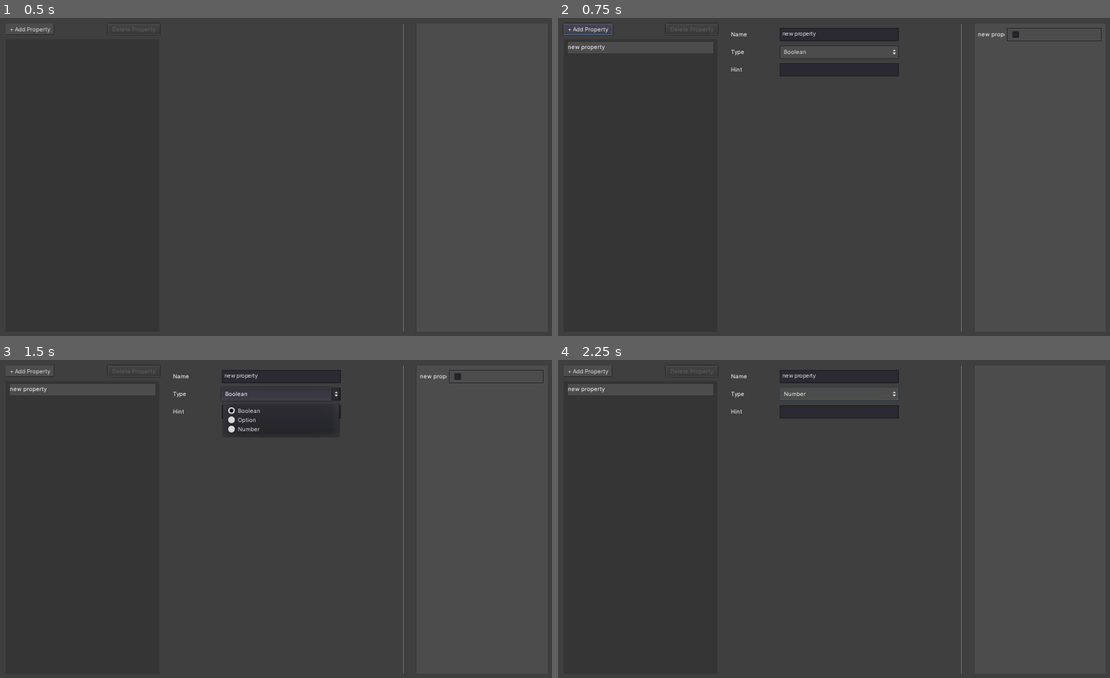
Above: before the commit, frames 1-4 (two rows, left to right).
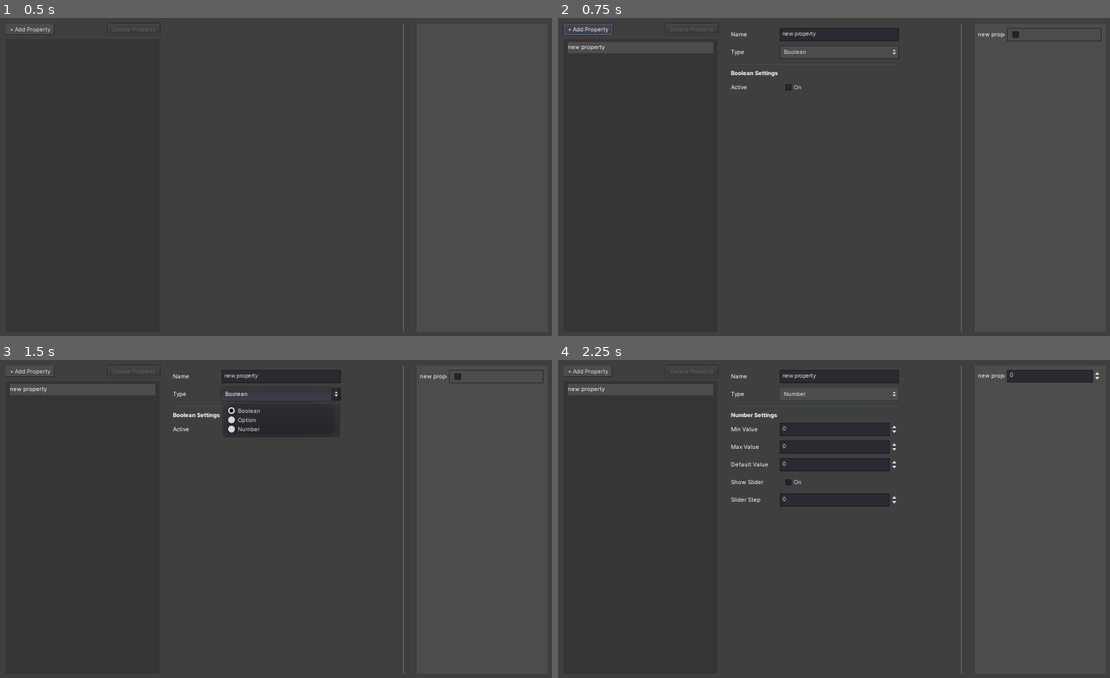
Above: after the commit, the same moments.

Repository: kkga/datatype-ui-designer
Game: Godot game, scene res://Main.tscn
The game is run twice, just before and just after one commit, with the same random seed, the same clock (stepped at 60 frames per second) and the same inputs.
Inputs (mouse positions are in pixels of both pictures, inside the frame that each line leads up to):
- Up to frame 1 (0.5 s): no input
- Up to frame 2 (0.75 s): click "+ Add Property" at 0.5 s
- Up to frame 3 (1.5 s): click "Boolean" at 1.25 s
- Up to frame 4 (2.25 s): click (839, 429) at 2 s, where only the run after the commit has a clickable "On"

Frame 1 is identical in both runs. In frame 2, 0.4% of the frame differs, in the area x 31-62%, y 14-23%; in frame 3, 0.1%; in frame 4, 1.8%, in the area x 31-99%, y 3-47%.
Error before the commit: Invalid get index 'rect_min_size' (on base: 'Nil'). (res://OutputContainer.gd:40)

Commit message:
add property configs for different types

Diff:
--- a/Main.gd
+++ b/Main.gd
@@ -20,7 +20,23 @@
 var property_dict_base: = {
 	name = "",
 	type = 0,
-	hint = ""
+	meta = {}
+}
+var meta_dict_base: = {
+	boolean = {
+		enabled = false
+	},
+	option = {
+		options = "one, two, three",
+		default = 0
+	},
+	number = {
+		min = 0,
+		max = 10,
+		step = 1,
+		default = 0,
+		use_slider = true
+	}
 }
 
 
@@ -35,7 +51,7 @@
 	var new_property: = property_dict_base.duplicate()
 	new_property.name = "new property"
 	new_property.type = DataTypes.BOOLEAN
-	new_property.hint = ""
+	new_property.meta  = meta_dict_base.boolean.duplicate()
 
 	property_list.append(new_property)
 
@@ -51,8 +67,6 @@
 			selected_property.name = value
 		"type":
 			selected_property.type = value
-		"hint":
-			selected_property.hint = value
 
 	emit_signal("property_changed", selected_property)
 	emit_signal("property_list_updated", property_list)
@@ -107,4 +121,8 @@
 
 func _on_PropertyConfig_value_changed(config_property, value) -> void:
 	var selected_item: int = prop_item_list.get_selected_items()[0]
+	var selected_property = property_list[selected_item]
 	update_property(selected_item, config_property, value)
+
+	if config_property == "type":
+		prop_config.update_fields(selected_property)
--- a/OutputContainer.gd
+++ b/OutputContainer.gd
@@ -7,7 +7,7 @@
 func create_controls(property_list: Array) -> void:
 	_clear()
 	for prop in property_list:
-		var control: = _create_property_control(prop.name, prop.type, prop.hint)
+		var control: = _create_property_control(prop.name, prop.type, prop.meta)
 		add_child(control)
 
 
@@ -16,7 +16,7 @@
 		child.queue_free()
 
 
-func _create_property_control(property: String, type: int, hint: String) -> Control:
+func _create_property_control(property: String, type: int, meta: Dictionary) -> Control:
 	var container: = HBoxContainer.new()
 
 	var label: = Label.new()
@@ -29,11 +29,11 @@
 			control = CheckBox.new()
 		Main.DataTypes.OPTION:
 			control = OptionButton.new()
-			var options = hint.split(', ')
-			for option in options:
-				control.add_item(option)
-
-	print(hint)
+#			var options = hint.split(', ')
+#			for option in options:
+#				control.add_item(option)
+		Main.DataTypes.NUMBER:
+			control = SpinBox.new()
 
 	label.rect_min_size.x = LABEL_WIDTH
 	label.clip_text = true
--- a/PropertyConfig.gd
+++ b/PropertyConfig.gd
@@ -2,19 +2,29 @@
 
 signal value_changed(property, value)
 
-onready var name_field: = $MarginContainer/VBoxContainer/HBoxContainer/NameField
-onready var type_field: = $MarginContainer/VBoxContainer/HBoxContainer2/TypeField
-onready var hint_field: = $MarginContainer/VBoxContainer/HBoxContainer3/HintField
+onready var name_field: = $MarginContainer/VBoxContainer/NameContainer/NameField
+onready var type_field: = $MarginContainer/VBoxContainer/TypeContainer/TypeField
 
-
-func _ready() -> void:
-	pass
+onready var boolean_settings: = $MarginContainer/VBoxContainer/Boolean
+onready var option_settings: = $MarginContainer/VBoxContainer/Option
+onready var number_settings: = $MarginContainer/VBoxContainer/Number
 
 
 func update_fields(property: Dictionary) -> void:
+	boolean_settings.hide()
+	option_settings.hide()
+	number_settings.hide()
+
 	name_field.text = property.name
 	type_field.select(property.type)
-	hint_field.text = property.hint
+
+	match property.type:
+		Main.DataTypes.BOOLEAN:
+			boolean_settings.show()
+		Main.DataTypes.OPTION:
+			option_settings.show()
+		Main.DataTypes.NUMBER:
+			number_settings.show()
 
 
 # SIGNAL CALLBACKS =============================================================
@@ -26,7 +36,3 @@
 
 func _on_TypeField_item_selected(id: int) -> void:
 	emit_signal("value_changed", "type", id)
-
-
-func _on_HintField_text_changed(new_text: String) -> void:
-	emit_signal("value_changed", "hint", new_text)
--- a/PropertyConfig.tscn
+++ b/PropertyConfig.tscn
@@ -1,7 +1,8 @@
-[gd_scene load_steps=4 format=2]
+[gd_scene load_steps=5 format=2]
 
 [ext_resource path="res://webflow_theme.tres" type="Theme" id=1]
 [ext_resource path="res://PropertyConfig.gd" type="Script" id=2]
+[ext_resource path="res://resources/label_medium.tres" type="DynamicFont" id=3]
 
 [sub_resource type="StyleBoxFlat" id=1]
 bg_color = Color( 0.25098, 0.25098, 0.25098, 1 )
@@ -19,7 +20,7 @@
 
 [node name="MarginContainer" type="MarginContainer" parent="."]
 margin_right = 320.0
-margin_bottom = 104.0
+margin_bottom = 430.0
 custom_constants/margin_right = 8
 custom_constants/margin_top = 8
 custom_constants/margin_left = 8
@@ -29,43 +30,43 @@
 margin_left = 8.0
 margin_top = 8.0
 margin_right = 312.0
-margin_bottom = 96.0
-custom_constants/separation = 8
-
-[node name="HBoxContainer" type="HBoxContainer" parent="MarginContainer/VBoxContainer"]
-margin_right = 304.0
-margin_bottom = 24.0
-rect_min_size = Vector2( 0, 24 )
-custom_constants/separation = 8
-
-[node name="Label" type="Label" parent="MarginContainer/VBoxContainer/HBoxContainer"]
+margin_bottom = 422.0
+custom_constants/separation = 8
+
+[node name="NameContainer" type="HBoxContainer" parent="MarginContainer/VBoxContainer"]
+margin_right = 304.0
+margin_bottom = 24.0
+rect_min_size = Vector2( 0, 24 )
+custom_constants/separation = 8
+
+[node name="Name" type="Label" parent="MarginContainer/VBoxContainer/NameContainer"]
 margin_top = 5.0
 margin_right = 80.0
 margin_bottom = 19.0
 rect_min_size = Vector2( 80, 0 )
 text = "Name"
 
-[node name="NameField" type="LineEdit" parent="MarginContainer/VBoxContainer/HBoxContainer"]
-margin_left = 88.0
-margin_right = 304.0
-margin_bottom = 24.0
-size_flags_horizontal = 3
-
-[node name="HBoxContainer2" type="HBoxContainer" parent="MarginContainer/VBoxContainer"]
+[node name="NameField" type="LineEdit" parent="MarginContainer/VBoxContainer/NameContainer"]
+margin_left = 88.0
+margin_right = 304.0
+margin_bottom = 24.0
+size_flags_horizontal = 3
+
+[node name="TypeContainer" type="HBoxContainer" parent="MarginContainer/VBoxContainer"]
 margin_top = 32.0
 margin_right = 304.0
 margin_bottom = 56.0
 rect_min_size = Vector2( 0, 24 )
 custom_constants/separation = 8
 
-[node name="Label" type="Label" parent="MarginContainer/VBoxContainer/HBoxContainer2"]
+[node name="Name" type="Label" parent="MarginContainer/VBoxContainer/TypeContainer"]
 margin_top = 5.0
 margin_right = 80.0
 margin_bottom = 19.0
 rect_min_size = Vector2( 80, 0 )
 text = "Type"
 
-[node name="TypeField" type="OptionButton" parent="MarginContainer/VBoxContainer/HBoxContainer2"]
+[node name="TypeField" type="OptionButton" parent="MarginContainer/VBoxContainer/TypeContainer"]
 margin_left = 88.0
 margin_right = 304.0
 margin_bottom = 24.0
@@ -74,25 +75,222 @@
 items = [ "Boolean", null, false, 0, null, "Option", null, false, 1, null, "Number", null, false, 2, null ]
 selected = 0
 
-[node name="HBoxContainer3" type="HBoxContainer" parent="MarginContainer/VBoxContainer"]
+[node name="Boolean" type="VBoxContainer" parent="MarginContainer/VBoxContainer"]
 margin_top = 64.0
 margin_right = 304.0
-margin_bottom = 88.0
-rect_min_size = Vector2( 0, 24 )
-custom_constants/separation = 8
-
-[node name="Label" type="Label" parent="MarginContainer/VBoxContainer/HBoxContainer3"]
-margin_top = 5.0
-margin_right = 80.0
-margin_bottom = 19.0
-rect_min_size = Vector2( 80, 0 )
-text = "Hint"
-
-[node name="HintField" type="LineEdit" parent="MarginContainer/VBoxContainer/HBoxContainer3"]
-margin_left = 88.0
-margin_right = 304.0
-margin_bottom = 24.0
-size_flags_horizontal = 3
-[connection signal="text_changed" from="MarginContainer/VBoxContainer/HBoxContainer/NameField" to="." method="_on_NameField_text_changed"]
-[connection signal="item_selected" from="MarginContainer/VBoxContainer/HBoxContainer2/TypeField" to="." method="_on_TypeField_item_selected"]
-[connection signal="text_changed" from="MarginContainer/VBoxContainer/HBoxContainer3/HintField" to="." method="_on_HintField_text_changed"]
+margin_bottom = 122.0
+custom_constants/separation = 8
+
+[node name="HSeparator" type="HSeparator" parent="MarginContainer/VBoxContainer/Boolean"]
+margin_right = 304.0
+margin_bottom = 4.0
+
+[node name="Label" type="Label" parent="MarginContainer/VBoxContainer/Boolean"]
+margin_top = 12.0
+margin_right = 304.0
+margin_bottom = 26.0
+custom_fonts/font = ExtResource( 3 )
+text = "Boolean Settings"
+
+[node name="HBoxContainer" type="HBoxContainer" parent="MarginContainer/VBoxContainer/Boolean"]
+margin_top = 34.0
+margin_right = 304.0
+margin_bottom = 58.0
+rect_min_size = Vector2( 0, 24 )
+custom_constants/separation = 8
+
+[node name="Name" type="Label" parent="MarginContainer/VBoxContainer/Boolean/HBoxContainer"]
+margin_top = 5.0
+margin_right = 80.0
+margin_bottom = 19.0
+rect_min_size = Vector2( 80, 0 )
+text = "Active"
+
+[node name="Field" type="CheckBox" parent="MarginContainer/VBoxContainer/Boolean/HBoxContainer"]
+margin_left = 88.0
+margin_right = 304.0
+margin_bottom = 24.0
+size_flags_horizontal = 3
+text = "On"
+flat = true
+
+[node name="Option" type="VBoxContainer" parent="MarginContainer/VBoxContainer"]
+margin_top = 130.0
+margin_right = 304.0
+margin_bottom = 220.0
+custom_constants/separation = 8
+
+[node name="HSeparator2" type="HSeparator" parent="MarginContainer/VBoxContainer/Option"]
+margin_right = 304.0
+margin_bottom = 4.0
+
+[node name="Label" type="Label" parent="MarginContainer/VBoxContainer/Option"]
+margin_top = 12.0
+margin_right = 304.0
+margin_bottom = 26.0
+custom_fonts/font = ExtResource( 3 )
+text = "Option Settings"
+
+[node name="HBoxContainer" type="HBoxContainer" parent="MarginContainer/VBoxContainer/Option"]
+margin_top = 34.0
+margin_right = 304.0
+margin_bottom = 58.0
+rect_min_size = Vector2( 0, 24 )
+custom_constants/separation = 8
+
+[node name="Name" type="Label" parent="MarginContainer/VBoxContainer/Option/HBoxContainer"]
+margin_top = 5.0
+margin_right = 80.0
+margin_bottom = 19.0
+rect_min_size = Vector2( 80, 0 )
+text = "Options"
+
+[node name="Field" type="LineEdit" parent="MarginContainer/VBoxContainer/Option/HBoxContainer"]
+margin_left = 88.0
+margin_right = 304.0
+margin_bottom = 24.0
+size_flags_horizontal = 3
+placeholder_text = "one, two, three"
+
+[node name="HBoxContainer2" type="HBoxContainer" parent="MarginContainer/VBoxContainer/Option"]
+margin_top = 66.0
+margin_right = 304.0
+margin_bottom = 90.0
+rect_min_size = Vector2( 0, 24 )
+custom_constants/separation = 8
+
+[node name="Name" type="Label" parent="MarginContainer/VBoxContainer/Option/HBoxContainer2"]
+margin_top = 5.0
+margin_right = 80.0
+margin_bottom = 19.0
+rect_min_size = Vector2( 80, 0 )
+text = "Default Option"
+
+[node name="Field" type="SpinBox" parent="MarginContainer/VBoxContainer/Option/HBoxContainer2"]
+margin_left = 88.0
+margin_right = 304.0
+margin_bottom = 24.0
+size_flags_horizontal = 3
+min_value = 1.0
+value = 1.0
+
+[node name="Number" type="VBoxContainer" parent="MarginContainer/VBoxContainer"]
+margin_top = 228.0
+margin_right = 304.0
+margin_bottom = 414.0
+custom_constants/separation = 8
+
+[node name="HSeparator3" type="HSeparator" parent="MarginContainer/VBoxContainer/Number"]
+margin_right = 304.0
+margin_bottom = 4.0
+
+[node name="Label" type="Label" parent="MarginContainer/VBoxContainer/Number"]
+margin_top = 12.0
+margin_right = 304.0
+margin_bottom = 26.0
+custom_fonts/font = ExtResource( 3 )
+text = "Number Settings"
+
+[node name="HBoxContainer" type="HBoxContainer" parent="MarginContainer/VBoxContainer/Number"]
+margin_top = 34.0
+margin_right = 304.0
+margin_bottom = 58.0
+rect_min_size = Vector2( 0, 24 )
+custom_constants/separation = 8
+
+[node name="Name" type="Label" parent="MarginContainer/VBoxContainer/Number/HBoxContainer"]
+margin_top = 5.0
+margin_right = 80.0
+margin_bottom = 19.0
+rect_min_size = Vector2( 80, 0 )
+text = "Min Value"
+
+[node name="Field" type="SpinBox" parent="MarginContainer/VBoxContainer/Number/HBoxContainer"]
+margin_left = 88.0
+margin_right = 304.0
+margin_bottom = 24.0
+size_flags_horizontal = 3
+
+[node name="HBoxContainer2" type="HBoxContainer" parent="MarginContainer/VBoxContainer/Number"]
+margin_top = 66.0
+margin_right = 304.0
+margin_bottom = 90.0
+rect_min_size = Vector2( 0, 24 )
+custom_constants/separation = 8
+
+[node name="Name" type="Label" parent="MarginContainer/VBoxContainer/Number/HBoxContainer2"]
+margin_top = 5.0
+margin_right = 80.0
+margin_bottom = 19.0
+rect_min_size = Vector2( 80, 0 )
+text = "Max Value"
+
+[node name="Field" type="SpinBox" parent="MarginContainer/VBoxContainer/Number/HBoxContainer2"]
+margin_left = 88.0
+margin_right = 304.0
+margin_bottom = 24.0
+size_flags_horizontal = 3
+
+[node name="HBoxContainer5" type="HBoxContainer" parent="MarginContainer/VBoxContainer/Number"]
+margin_top = 98.0
+margin_right = 304.0
+margin_bottom = 122.0
+rect_min_size = Vector2( 0, 24 )
+custom_constants/separation = 8
+
+[node name="Name" type="Label" parent="MarginContainer/VBoxContainer/Number/HBoxContainer5"]
+margin_top = 5.0
+margin_right = 80.0
+margin_bottom = 19.0
+rect_min_size = Vector2( 80, 0 )
+text = "Default Value"
+
+[node name="Field" type="SpinBox" parent="MarginContainer/VBoxContainer/Number/HBoxContainer5"]
+margin_left = 88.0
+margin_right = 304.0
+margin_bottom = 24.0
+size_flags_horizontal = 3
+
+[node name="HBoxContainer3" type="HBoxContainer" parent="MarginContainer/VBoxContainer/Number"]
+margin_top = 130.0
+margin_right = 304.0
+margin_bottom = 154.0
+rect_min_size = Vector2( 0, 24 )
+custom_constants/separation = 8
+
+[node name="Name" type="Label" parent="MarginContainer/VBoxContainer/Number/HBoxContainer3"]
+margin_top = 5.0
+margin_right = 80.0
+margin_bottom = 19.0
+rect_min_size = Vector2( 80, 0 )
+text = "Show Slider"
+
+[node name="Field" type="CheckBox" parent="MarginContainer/VBoxContainer/Number/HBoxContainer3"]
+margin_left = 88.0
+margin_right = 304.0
+margin_bottom = 24.0
+size_flags_horizontal = 3
+text = "On"
+flat = true
+
+[node name="HBoxContainer4" type="HBoxContainer" parent="MarginContainer/VBoxContainer/Number"]
+margin_top = 162.0
+margin_right = 304.0
+margin_bottom = 186.0
+rect_min_size = Vector2( 0, 24 )
+custom_constants/separation = 8
+
+[node name="Name" type="Label" parent="MarginContainer/VBoxContainer/Number/HBoxContainer4"]
+margin_top = 5.0
+margin_right = 80.0
+margin_bottom = 19.0
+rect_min_size = Vector2( 80, 0 )
+text = "Slider Step"
+
+[node name="Field" type="SpinBox" parent="MarginContainer/VBoxContainer/Number/HBoxContainer4"]
+margin_left = 88.0
+margin_right = 304.0
+margin_bottom = 24.0
+size_flags_horizontal = 3
+[connection signal="text_changed" from="MarginContainer/VBoxContainer/NameContainer/NameField" to="." method="_on_NameField_text_changed"]
+[connection signal="item_selected" from="MarginContainer/VBoxContainer/TypeContainer/TypeField" to="." method="_on_TypeField_item_selected"]
--- a/PropertyItemList.gd
+++ b/PropertyItemList.gd
@@ -1,16 +1,5 @@
 extends ItemList
 
 
-#func create_items(property_list: Array) -> void:
-#	clear()
-#	for prop in property_list:
-#		add_item(prop.name)
-##	if selected_item:
-##		select(selected_item)
-
 func _ready() -> void:
 	clear()
-
-
-func update_item(index: int, name: String) -> void:
-	set_item_text(index, name)
--- /dev/null
+++ b/resources/label_medium.tres
@@ -0,0 +1,7 @@
+[gd_resource type="DynamicFont" load_steps=2 format=2]
+
+[ext_resource path="res://assets/Inter-Bold.otf" type="DynamicFontData" id=1]
+
+[resource]
+size = 11
+font_data = ExtResource( 1 )
